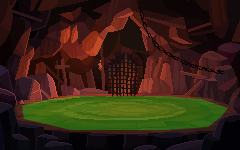
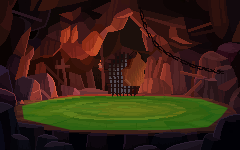
The second (240, 150) image is a revision of the first. Changes to its layers:
added layer "Tunnel.png" in group "Things" over [121, 52, 147, 86]
painted on "Layer 2" over [109, 60, 135, 94]
